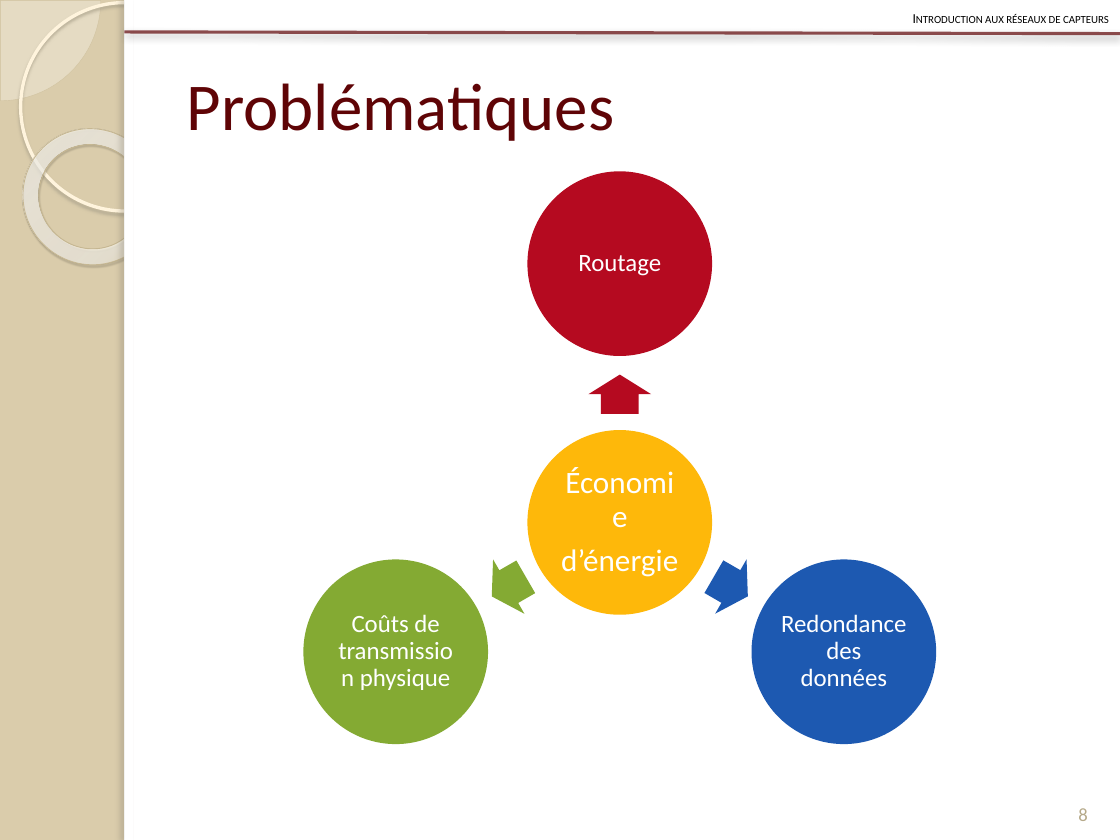
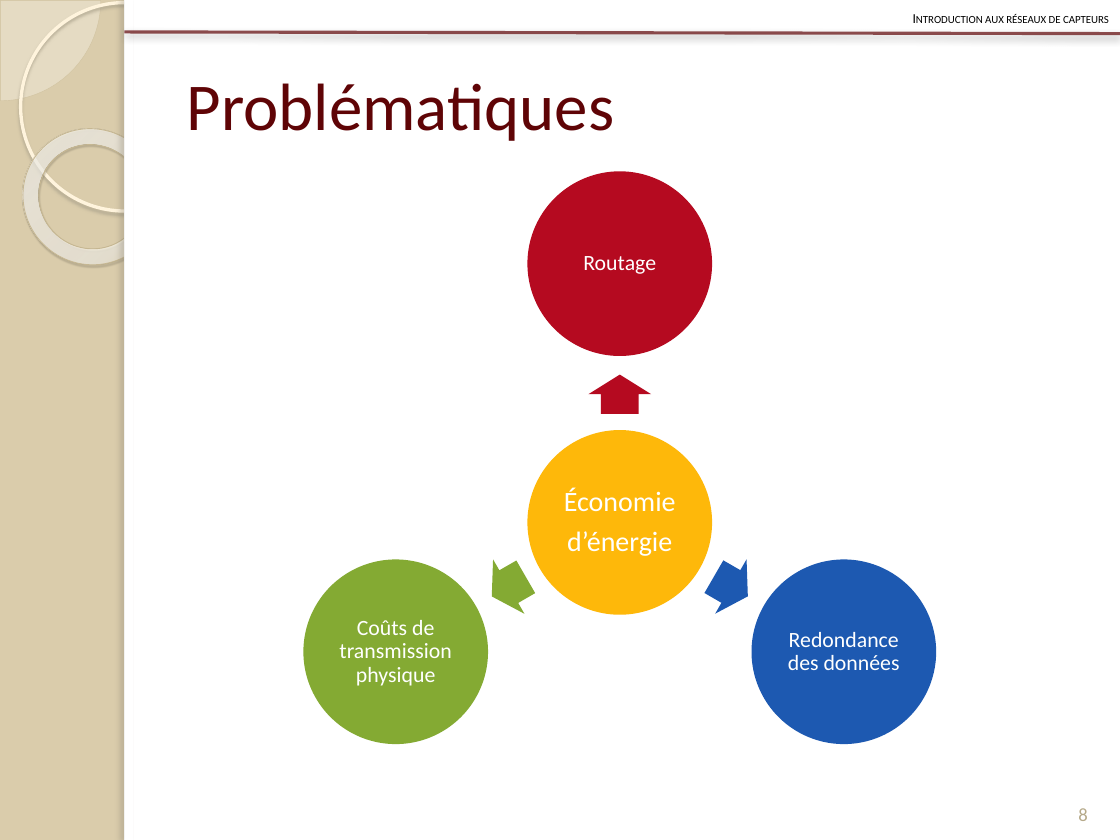
Before and after one commit to Patre/Energy-saving-in-sensors--networks, a slide deck: slide 8 of Redaction/Presentation/pres.pptx. Drawn at 1120x840 pixels with LibreOffice and Linux fonts; fonts in the diff are those of the drawing. Boxes give left, top, right and bottom in pixels: in the first picture for what was removed or moved away, otherwise in the second. Text is boxed around its words. In the diff, an @@ line names an element or a change of style, - is before the commit and + after.

```diff
--- a/Redaction/Presentation/pres.pptx
+++ b/Redaction/Presentation/pres.pptx
@@ text "Économie" at box(564, 488, 676, 556): size 20 to 18 pt @@
@@ size 16 to 14 pt in 3 elements at box(583, 256, 656, 274), box(788, 632, 900, 670), box(339, 620, 451, 686) @@
```
Also in this commit, not shown: 8 other slides changed.
